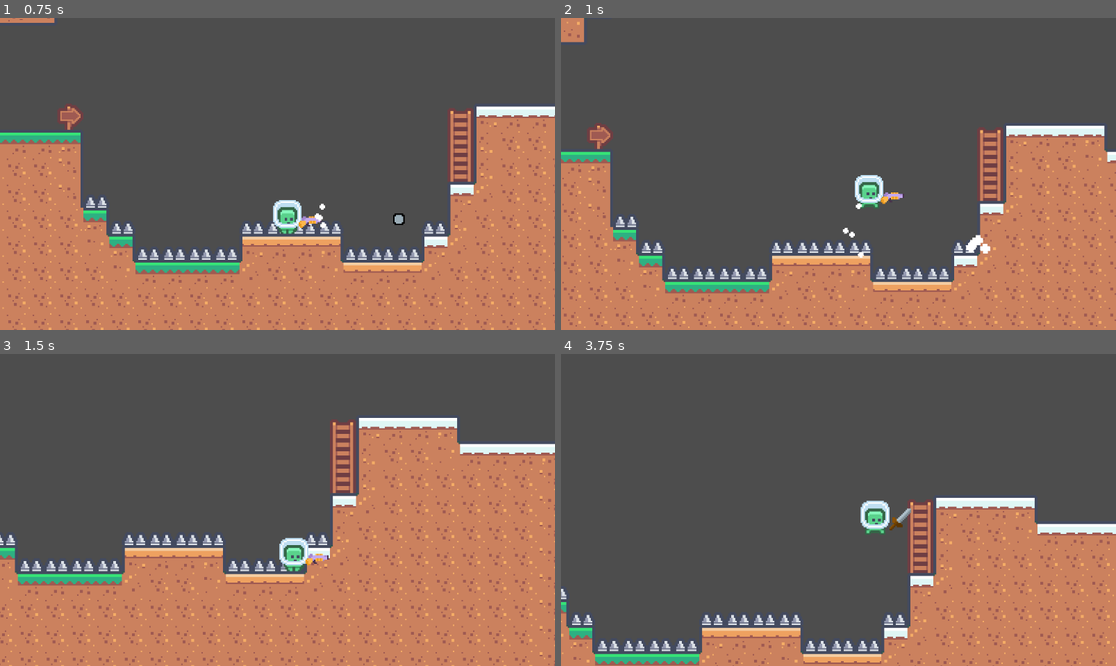
Above: before the commit, frames 1-4 (two rows, left to right).
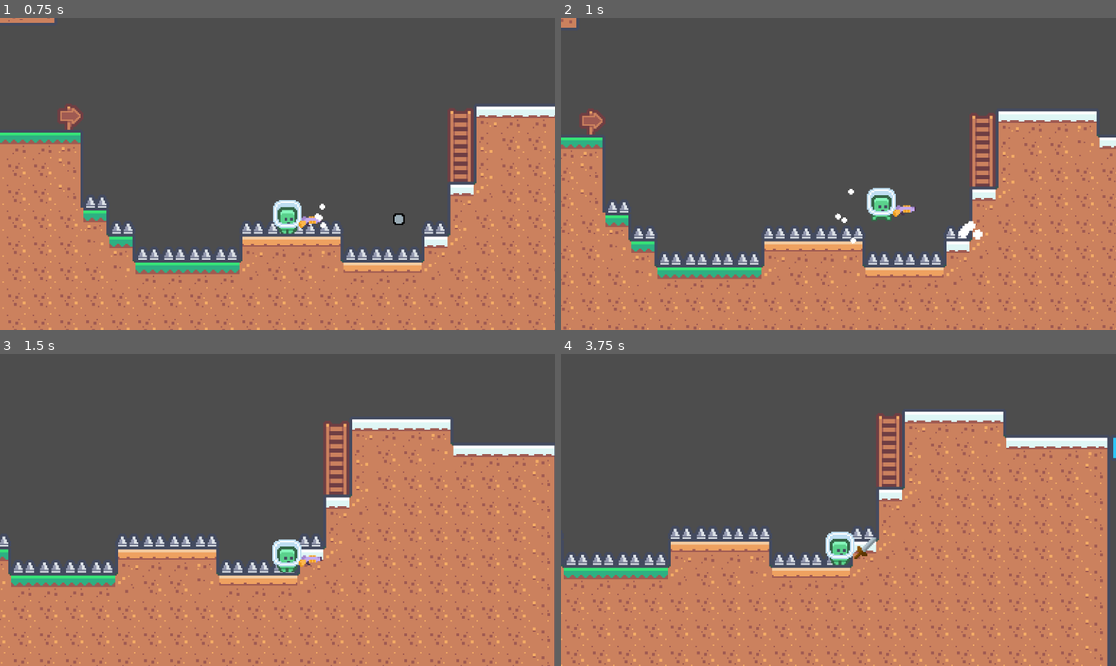
Above: after the commit, the same moments.

Repository: CodeKokeshi/Metroidvania-Template-Godot
Game: Godot game, scene res://levels/test_level.tscn
The game is run twice, just before and just after one commit, with the same random seed, the same clock (stepped at 60 frames per second) and the same inputs.
Inputs (mouse positions are in pixels of both pictures, inside the frame that each line leads up to):
- Up to frame 1 (0.75 s): move the mouse to (399, 158) at 0.52 s; hold D (right) from 0.53 s (still down); click (399, 158) at 0.6 s
- Up to frame 2 (1 s): keep holding D (right); tap Space (jump) at 0.77 s; tap Shift (dash, bound only after the commit) at 0.8 s
- Up to frame 3 (1.5 s): keep holding D (right); tap Space (jump) at 1.07 s; move the mouse to (166, 525) at 1.27 s; tap Shift (dash, bound only after the commit) at 1.35 s
- Up to frame 4 (3.75 s): tap Space (jump) at 1.52, 1.55, 1.82, 2.1, 3.02, 3.32 s; move the mouse to (894, 441) at 2.02 s; release D (right) at 2.03 s; hold A (left) 2.03-2.78 s; click (894, 441) at 2.3 s; move the mouse to (810, 572) at 2.77 s; hold D (right) from 2.78 s (still down); click (810, 572) at 2.85 s; tap Shift (dash, bound only after the commit) at 3.05 s; move the mouse to (1005, 556) at 3.52 s; tap Q (switch_weapon) at 3.6 s

Frame 1 is identical in both runs. In frame 2, 16% of the frame differs, in the area x 0-100%, y 0-100%; in frame 3, 12%; in frame 4, 38%, in the area x 0-100%, y 18-100%.

Commit message:
Implement dash mechanics for player character and update input configuration

Diff:
--- a/levels/test_level.tscn
+++ b/levels/test_level.tscn
@@ -376,6 +376,7 @@
 
 [node name="player" parent="." unique_id=1959709043 instance=ExtResource("2_x25rp")]
 position = Vector2(257, 419)
+dash_duration = 0.3
 
 [node name="Camera2D" type="Camera2D" parent="player" unique_id=1386317524]
 position = Vector2(0, -24)
--- a/prefabs/player_related/player.gd
+++ b/prefabs/player_related/player.gd
@@ -6,6 +6,10 @@
 @export var ground_deceleration: float = 1450.0
 @export var air_acceleration: float = 900.0
 @export var air_deceleration: float = 700.0
+
+@export_group("Dash")
+@export var dash_speed: float = 220.0
+@export var dash_duration: float = 0.12
 
 @export_group("Jump Feel")
 @export var jump_velocity: float = -340.0
@@ -69,6 +73,7 @@
 const ACTION_JUMP: StringName = &"jump"
 const ACTION_ATTACK: StringName = &"attack"
 const ACTION_SWITCH_WEAPON: StringName = &"switch_weapon"
+const ACTION_DASH: StringName = &"dash"
 const BULLET_SCENE: PackedScene = preload("res://prefabs/player_related/bullet.tscn")
 const SWORD_HIT_FX_SCENE: PackedScene = preload("res://prefabs/fx/sword_hit.tscn")
 
@@ -101,6 +106,10 @@
 var base_gun_position_y: float = 0.0
 var base_gun_rotation_degrees: float = 0.0
 var is_attacking: bool = false
+var is_dashing: bool = false
+var dash_timer: float = 0.0
+var dash_direction: Vector2 = Vector2.ZERO
+var can_air_dash: bool = true
 var facing_sign: int = 1
 var queued_facing_sign: int = 1
 var current_weapon_mode: WeaponMode = WeaponMode.SWORD
@@ -156,12 +165,18 @@
 
 	_update_timers(delta, was_on_floor)
 	_buffer_jump_input()
+	_try_start_dash(was_on_floor)
+	_apply_gun_feedback_visuals()
+	_apply_player_gun_recoil_visuals()
+
+	if is_dashing:
+		_process_dash_movement(delta, was_on_floor)
+		return
+
 	_try_switch_weapon()
 	_update_facing(horizontal_input)
 	_update_attack_pitch_from_input()
 	_try_start_attack()
-	_apply_gun_feedback_visuals()
-	_apply_player_gun_recoil_visuals()
 	_apply_horizontal_movement(horizontal_input, delta, was_on_floor)
 	_apply_gravity(delta, was_on_floor)
 	_consume_buffered_jump_if_possible(was_on_floor)
@@ -180,6 +195,7 @@
 	if on_floor:
 		coyote_timer = coyote_time
 		remaining_air_jumps = max(0, max_air_jumps)
+		can_air_dash = true
 	else:
 		coyote_timer = maxf(0.0, coyote_timer - delta)
 
@@ -199,6 +215,88 @@
 		jump_buffer_timer = jump_buffer_time
 
 
+func _try_start_dash(on_floor: bool) -> void:
+	if not Input.is_action_just_pressed(ACTION_DASH):
+		return
+
+	if is_dashing or is_attacking:
+		return
+
+	if not on_floor and not can_air_dash:
+		return
+
+	var requested_direction: Vector2 = _get_dash_direction()
+	if requested_direction == Vector2.ZERO:
+		return
+
+	_start_dash(requested_direction, on_floor)
+
+
+func _start_dash(requested_direction: Vector2, on_floor: bool) -> void:
+	is_dashing = true
+	dash_timer = maxf(0.0, dash_duration)
+	dash_direction = requested_direction.normalized()
+	jump_buffer_timer = 0.0
+	coyote_timer = 0.0
+	pending_recoil_velocity_add = Vector2.ZERO
+	pending_recoil_min_upward_speed = 0.0
+
+	if not on_floor:
+		can_air_dash = false
+
+	if dash_direction.x < 0.0:
+		queued_facing_sign = -1
+	elif dash_direction.x > 0.0:
+		queued_facing_sign = 1
+
+	if facing_sign != queued_facing_sign:
+		facing_sign = queued_facing_sign
+		_apply_facing()
+
+	velocity = dash_direction * dash_speed
+
+
+func _process_dash_movement(delta: float, was_on_floor: bool) -> void:
+	dash_timer = maxf(0.0, dash_timer - delta)
+	velocity = dash_direction * dash_speed
+	last_vertical_speed = velocity.y
+	move_and_slide()
+
+	if dash_timer <= 0.0:
+		_finish_dash()
+
+	_handle_landing_squash(was_on_floor)
+	_update_animation()
+	_update_squash(delta)
+
+
+func _finish_dash() -> void:
+	is_dashing = false
+	dash_timer = 0.0
+	velocity = Vector2.ZERO
+	pending_recoil_velocity_add = Vector2.ZERO
+	pending_recoil_min_upward_speed = 0.0
+
+
+func _get_dash_direction() -> Vector2:
+	var horizontal_sign: int = facing_sign
+	var horizontal_axis: float = Input.get_axis(ACTION_LEFT, ACTION_RIGHT)
+	if horizontal_axis < 0.0:
+		horizontal_sign = -1
+	elif horizontal_axis > 0.0:
+		horizontal_sign = 1
+
+	var vertical_sign: int = 0
+	var up_pressed: bool = Input.is_action_pressed(ACTION_UP)
+	var down_pressed: bool = Input.is_action_pressed(ACTION_DOWN)
+	if up_pressed and not down_pressed:
+		vertical_sign = -1
+	elif down_pressed and not up_pressed:
+		vertical_sign = 1
+
+	return Vector2(float(horizontal_sign), float(vertical_sign)).normalized()
+
+
 func _consume_buffered_jump_if_possible(on_floor: bool) -> void:
 	if jump_buffer_timer <= 0.0:
 		return
--- a/project.godot
+++ b/project.godot
@@ -60,6 +60,11 @@
 "events": [Object(InputEventKey,"resource_local_to_scene":false,"resource_name":"","device":-1,"window_id":0,"alt_press …(192 unchanged characters)…
 ]
 }
+dash={
+"deadzone": 0.2,
+"events": [Object(InputEventKey,"resource_local_to_scene":false,"resource_name":"","device":-1,"window_id":0,"alt_pressed":false,"shift_pressed":false,"ctrl_pressed":false,"meta_pressed":false,"pressed":false,"keycode":0,"physical_keycode":4194325,"key_label":0,"unicode":0,"location":0,"echo":false,"script":null)
+]
+}
 
 [layer_names]
 
